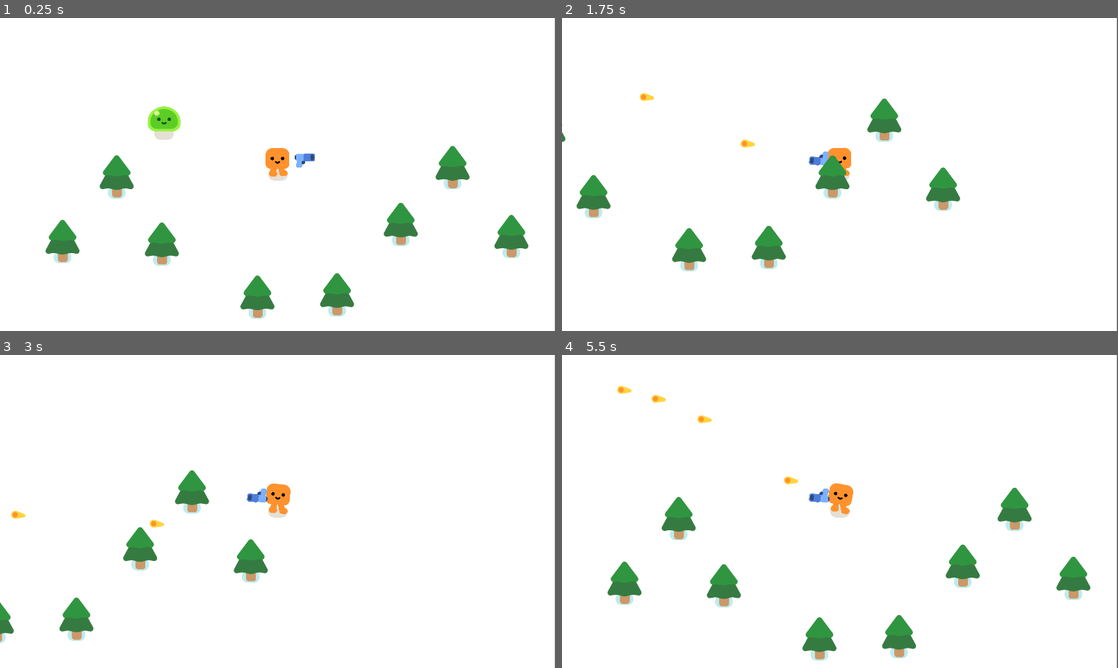
Above: before the commit, frames 1-4 (two rows, left to right).
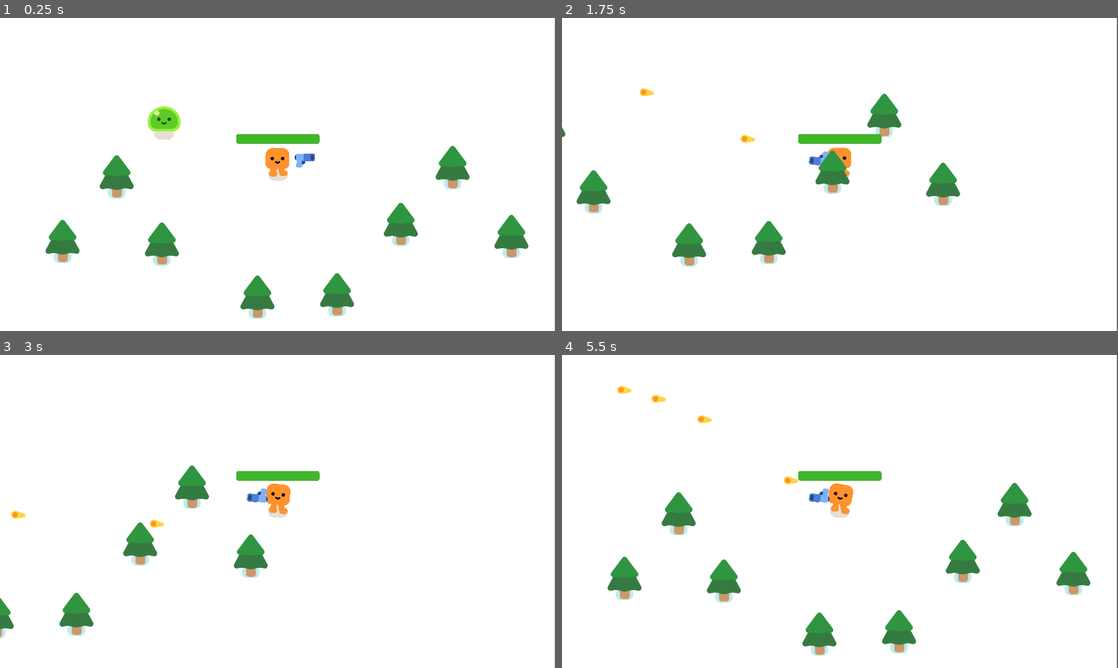
Above: after the commit, the same moments.

Repository: ra1nns/rogue-like-game-Noell-
Game: Godot game, scene res://rogue_game.tscn
Two runs of this game, one before a commit and one after it. Both use one fixed random seed, a clock stepped at 60 frames per second and the inputs below.
Inputs:
- Up to frame 1 (0.25 s): no input
- Up to frame 2 (1.75 s): hold D (move_right) 0.53-1.28 s; hold S (move_down) from 1.28 s (still down)
- Up to frame 3 (3 s): release S (move_down) at 2.03 s; hold D (move_right) 2.03-2.78 s; hold W (move_up) from 2.78 s (still down)
- Up to frame 4 (5.5 s): release W (move_up) at 3.53 s; hold A (move_left) 3.53-5.03 s; hold S (move_down) from 5.03 s (still down)

The runs differ from the first frame. In frame 1, 0.5% of the frame differs, in the area x 42-58%, y 36-41%; in frame 2, 2.7%; in frame 3, 2.0%; in frame 4, 3.2%, in the area x 8-96%, y 36-98%.

Commit message:
Player update
Player can now take damage

Added a HUD to see how much health you have left

Diff:
--- a/player.gd
+++ b/player.gd
@@ -1,4 +1,8 @@
 extends CharacterBody2D
+
+signal health_depleted
+
+var health = 100.0
 
 func _physics_process(delta):
 	var direction = Input.get_vector("move_left", "move_right", "move_up", "move_down")
@@ -9,3 +13,12 @@
 		%HappyBoo. play_walk_animation()
 	else:
 		%HappyBoo. play_idle_animation()
+
+
+	const DAMAGE_RATE = 5.0
+	var overlapping_mobs = %HurtBox.get_overlapping_bodies()
+	if overlapping_mobs.size() > 0:
+		health -= DAMAGE_RATE * overlapping_mobs.size() * delta
+		%ProgressBar.value = health
+		if health <= 0.0:
+			health_depleted.emit()
--- a/player.tscn
+++ b/player.tscn
@@ -1,11 +1,28 @@
-[gd_scene load_steps=5 format=3 uid="uid://cqirtpmbkrfev"]
+[gd_scene load_steps=8 format=3 uid="uid://cqirtpmbkrfev"]
 
 [ext_resource type="Script" path="res://player.gd" id="1_aqjl2"]
 [ext_resource type="PackedScene" uid="uid://pbmyh1qru7p" path="res://characters/happy_boo/happy_boo.tscn" id="1_lo34s"]
 [ext_resource type="PackedScene" uid="uid://bwyhmnxtctkfq" path="res://gun.tscn" id="3_qsrx5"]
 
 [sub_resource type="CircleShape2D" id="CircleShape2D_hjijx"]
-radius = 50.0
+radius = 35.0143
+
+[sub_resource type="CircleShape2D" id="CircleShape2D_hq4wi"]
+radius = 38.0132
+
+[sub_resource type="StyleBoxFlat" id="StyleBoxFlat_jpegl"]
+bg_color = Color(0.211765, 0.211765, 0.211765, 1)
+corner_radius_top_left = 8
+corner_radius_top_right = 8
+corner_radius_bottom_right = 8
+corner_radius_bottom_left = 8
+
+[sub_resource type="StyleBoxFlat" id="StyleBoxFlat_dcj84"]
+bg_color = Color(0.254902, 0.713726, 0.168627, 1)
+corner_radius_top_left = 8
+corner_radius_top_right = 8
+corner_radius_bottom_right = 8
+corner_radius_bottom_left = 8
 
 [node name="Player" type="CharacterBody2D"]
 script = ExtResource("1_aqjl2")
@@ -20,3 +37,23 @@
 
 [node name="Gun" parent="." instance=ExtResource("3_qsrx5")]
 position = Vector2(11, -48)
+
+[node name="HurtBox" type="Area2D" parent="."]
+unique_name_in_owner = true
+collision_layer = 0
+collision_mask = 2
+
+[node name="CollisionShape2D" type="CollisionShape2D" parent="HurtBox"]
+shape = SubResource("CircleShape2D_hq4wi")
+debug_color = Color(0.968627, 0.113725, 0.341176, 0.419608)
+
+[node name="ProgressBar" type="ProgressBar" parent="."]
+unique_name_in_owner = true
+offset_left = -144.0
+offset_top = -140.0
+offset_right = 143.0
+offset_bottom = -106.0
+theme_override_styles/background = SubResource("StyleBoxFlat_jpegl")
+theme_override_styles/fill = SubResource("StyleBoxFlat_dcj84")
+value = 100.0
+show_percentage = false
